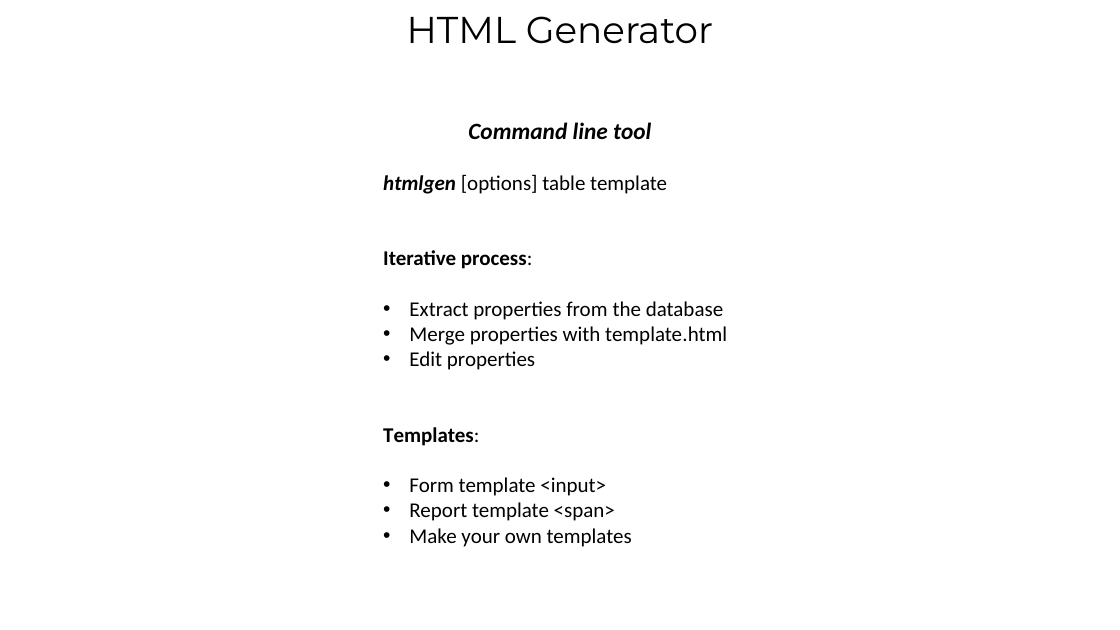
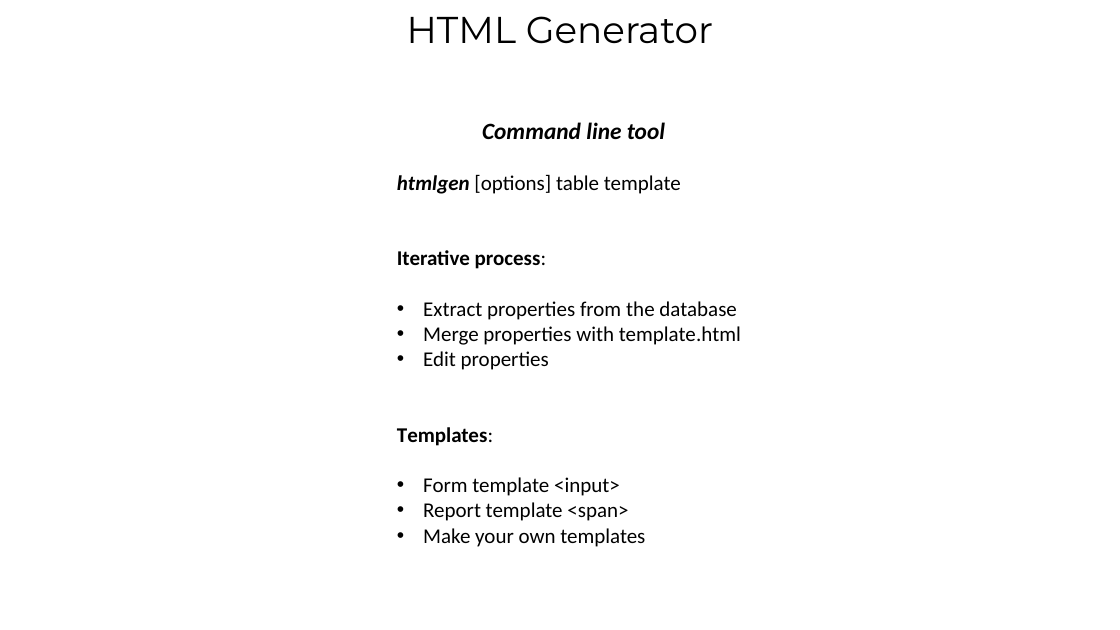
Before and after one commit to ahoeffner/forms42test, a slide deck: slide 6 of Trottinhg.pptx. Drawn at 1120x630 pixels with LibreOffice and Linux fonts; fonts in the diff are those of the drawing. Boxes give left, top, right and bottom in pixels: in the first picture for what was removed or moved away, otherwise in the second. Text is boxed around its words. In the diff, an @@ line names an element or a change of style, - is before the commit and + after.

```diff
--- a/Trottinhg.pptx
+++ b/Trottinhg.pptx
@@ text "Command line tool": place and size @@
-text "Command line tool" at [383,122,727,547]
+text "Command line tool" at [397,122,741,547]
```
